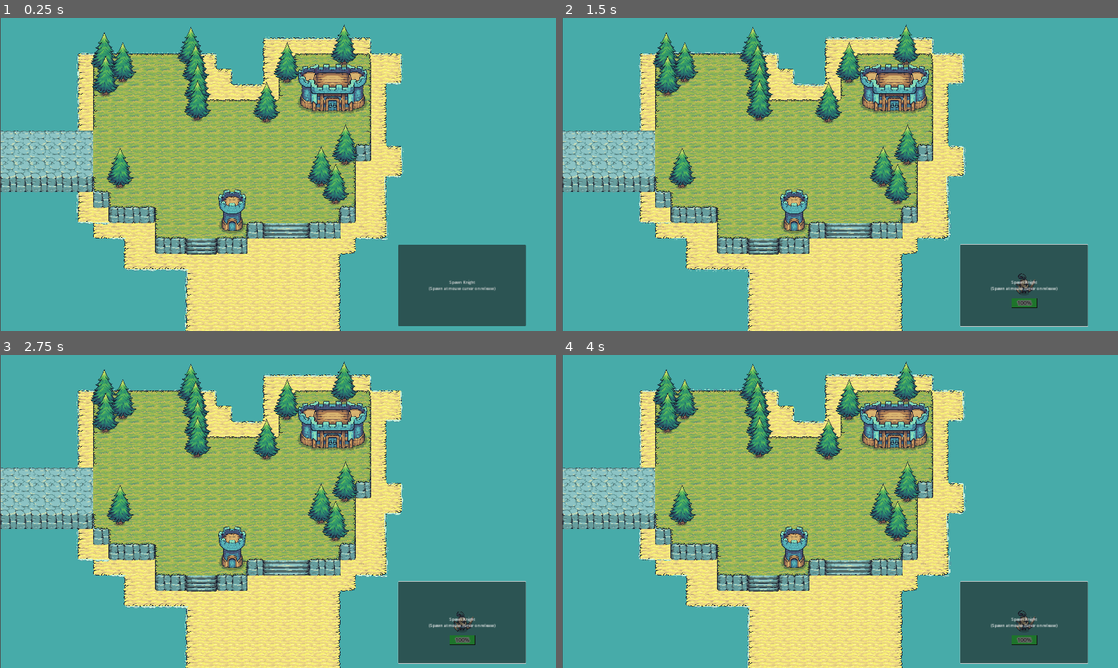
Above: before the commit, frames 1-4 (two rows, left to right).
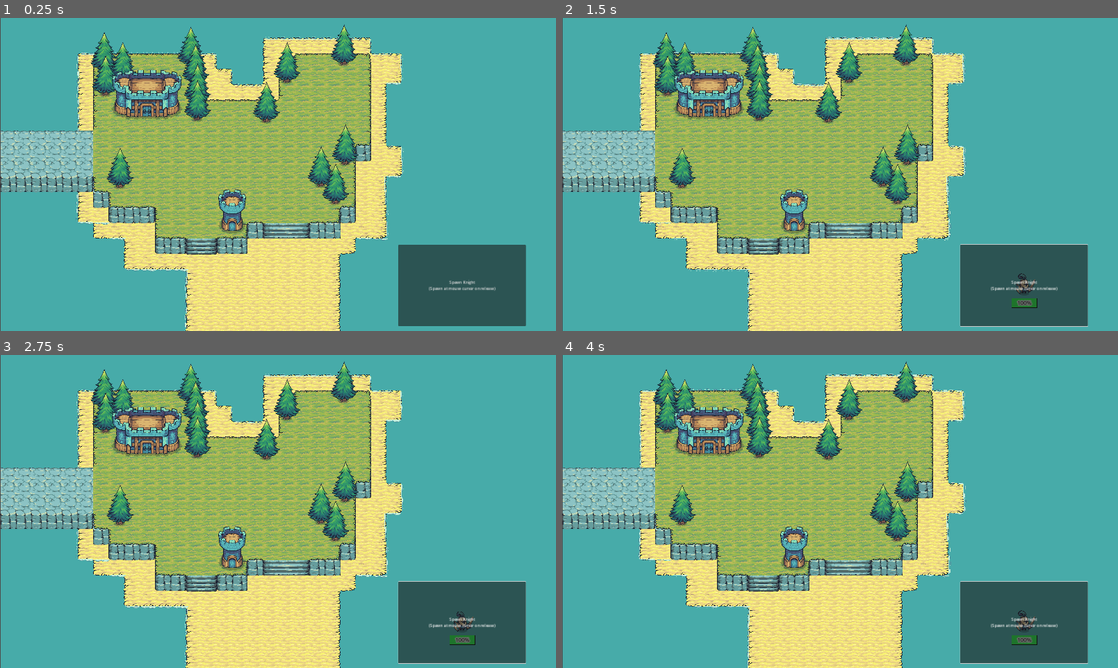
Above: after the commit, the same moments.

Repository: fghwer/Tinyswords
Game: Godot game, scene res://nav_goblin_testscene.tscn
Same seed, same stepped clock (60 frames per second), same inputs: the game is played once before the commit and once after it. This scene is started directly instead of the project's main scene.
Inputs (mouse positions are in pixels of both pictures, inside the frame that each line leads up to):
- Up to frame 1 (0.25 s): no input
- Up to frame 2 (1.5 s): click "Spawn Knight (Spawn at mouse …" at 0.5 s; move the mouse to (962, 158) at 1.27 s; hold Right (ui_right) from 1.28 s (still down)
- Up to frame 3 (2.75 s): move the mouse to (166, 527) at 2.02 s; release Right (ui_right) at 2.03 s; hold Left (ui_left) from 2.03 s (still down)
- Up to frame 4 (4 s): move the mouse to (895, 442) at 2.77 s; release Left (ui_left) at 2.78 s; hold Right (ui_right) from 2.78 s (still down); move the mouse to (812, 574) at 3.52 s

The runs differ from the first frame. In frame 1, 3.5% of the frame differs, in the area x 20-67%, y 14-33%; in frame 2, 3.5%; in frame 3, 3.5%; in frame 4, 3.5%.

Commit message:
base_castle_scene fire_at_75%_50%_25% explosion at 0%HP

Diff:
--- /dev/null
+++ b/BaseCastle.gd
@@ -0,0 +1,61 @@
+extends StaticBody2D
+
+@onready var Explosion: AnimatedSprite2D = get_node("Explosion/Explosion")
+@onready var Fire1: AnimatedSprite2D = get_node("Fire1/Fire")
+@onready var Fire2: AnimatedSprite2D = get_node("Fire2/Fire")
+@onready var Fire3: AnimatedSprite2D = get_node("Fire3/Fire")
+@onready var BloodParticle: GPUParticles2D = get_node("ParticleInterface/BloodParticle")
+@export var maxlife = 1000.
+var life = maxlife
+var trigger_fire1 = false
+var trigger_fire2 = false
+var trigger_fire3 = false
+var trigger_dead = false
+
+# Called when the node enters the scene tree for the first time.
+func _ready():
+	$CastleSprite.animation = "default"
+	$Explosion.visible = false
+	Explosion.stop()
+	$Fire1.visible = false
+	$Fire2.visible = false
+	$Fire3.visible = false
+
+# Called every frame. 'delta' is the elapsed time since the previous frame.
+func _process(delta):
+
+	#life -= 1
+	#print(life/maxlife)
+	#print(Explosion.frame)
+
+	if life < maxlife * 0.75 and not trigger_fire1:
+		$Fire1.visible = true
+		Fire1.animation = "burn"
+		Fire1.play()
+		trigger_fire1 = true
+	elif life < maxlife * 0.50 and not trigger_fire2:
+		$Fire2.visible = true
+		Fire2.animation = "burn"
+		Fire2.play()
+		trigger_fire2 = true
+	elif life < maxlife * 0.25 and not trigger_fire3:
+		$Fire3.visible = true
+		Fire3.animation = "burn"
+		Fire3.play()
+		trigger_fire3 = true
+	elif life <= 0 and $CastleSprite.animation == "default" and not trigger_dead:
+
+		$Fire1.visible = false
+		$Fire2.visible = false
+		$Fire3.visible = false
+
+		$Explosion.visible = true
+		Explosion.animation = "default"
+		Explosion.play()
+
+		$CastleSprite.animation = "destroy"
+
+		trigger_dead = true
+
+func init_bloodparticles(direction : Vector3):
+	BloodParticle.get_process_material().direction = direction
--- a/TilemapCollection.tscn
+++ b/TilemapCollection.tscn
@@ -486,7 +486,6 @@
 position = Vector2(386, 146)
 tile_set = SubResource("TileSet_wje86")
 format = 2
-layer_0/tile_data = PackedInt32Array(14, 65536, 0, 65550, 65536, 1, 131086, 65536, 2, 13, 0, 0, 65549, 0, 1, 131085, 0, 2, 196621, 0, 3, 196622, 65536, 3, 15, 131072, 0, 65551, 131072, 1, 131087, 131072, 2, 196623, 131072, 3, 16, 196608, 0, 65552, 196608, 1, 131088, 196608, 2, 196624, 196608, 3, 17, 262144, 0, 65553, 262144, 1, 131089, 262144, 2, 196625, 262144, 3)
 
 [node name="TileMapSand" type="TileMap" parent="."]
 z_index = -3
--- /dev/null
+++ b/base_castle.tscn
@@ -0,0 +1,251 @@
+[gd_scene load_steps=31 format=3 uid="uid://wdhhntdxisic"]
+
+[ext_resource type="Script" path="res://BaseCastle.gd" id="1_hcekx"]
+[ext_resource type="Texture2D" uid="uid://q81cm5aaxfoy" path="res://Tiny Swords (Update 010)/Factions/Knights/Buildings/Castle/Castle_Blue.png" id="2_pc2gx"]
+[ext_resource type="Texture2D" uid="uid://bnukoo08qt1yy" path="res://Tiny Swords (Update 010)/Factions/Knights/Buildings/Castle/Castle_Destroyed.png" id="3_my7hj"]
+[ext_resource type="Texture2D" uid="uid://drtdah6ngiivv" path="res://Tiny Swords (Update 010)/Effects/Fire/Fire.png" id="4_aq0p5"]
+[ext_resource type="Texture2D" uid="uid://c0ak3sqx7ixi1" path="res://Tiny Swords (Update 010)/Effects/Explosion/Explosions.png" id="5_4wp76"]
+
+[sub_resource type="AtlasTexture" id="AtlasTexture_o1bay"]
+atlas = ExtResource("2_pc2gx")
+region = Rect2(0, 0, 320, 256)
+
+[sub_resource type="AtlasTexture" id="AtlasTexture_vcg5v"]
+atlas = ExtResource("3_my7hj")
+region = Rect2(0, 0, 320, 256)
+
+[sub_resource type="SpriteFrames" id="SpriteFrames_6r5jn"]
+animations = [{
+"frames": [{
+"duration": 1.0,
+"texture": SubResource("AtlasTexture_o1bay")
+}],
+"loop": true,
+"name": &"default",
+"speed": 5.0
+}, {
+"frames": [{
+"duration": 1.0,
+"texture": SubResource("AtlasTexture_vcg5v")
+}],
+"loop": true,
+"name": &"destroy",
+"speed": 5.0
+}]
+
+[sub_resource type="AtlasTexture" id="AtlasTexture_qtefe"]
+atlas = ExtResource("4_aq0p5")
+region = Rect2(0, 0, 128, 128)
+
+[sub_resource type="AtlasTexture" id="AtlasTexture_vskbm"]
+atlas = ExtResource("4_aq0p5")
+region = Rect2(128, 0, 128, 128)
+
+[sub_resource type="AtlasTexture" id="AtlasTexture_x6m0u"]
+atlas = ExtResource("4_aq0p5")
+region = Rect2(256, 0, 128, 128)
+
+[sub_resource type="AtlasTexture" id="AtlasTexture_mhkj8"]
+atlas = ExtResource("4_aq0p5")
+region = Rect2(384, 0, 128, 128)
+
+[sub_resource type="AtlasTexture" id="AtlasTexture_jqk2v"]
+atlas = ExtResource("4_aq0p5")
+region = Rect2(512, 0, 128, 128)
+
+[sub_resource type="AtlasTexture" id="AtlasTexture_2iu50"]
+atlas = ExtResource("4_aq0p5")
+region = Rect2(640, 0, 128, 128)
+
+[sub_resource type="AtlasTexture" id="AtlasTexture_ta6t4"]
+atlas = ExtResource("4_aq0p5")
+region = Rect2(768, 0, 128, 128)
+
+[sub_resource type="SpriteFrames" id="SpriteFrames_whe8g"]
+animations = [{
+"frames": [{
+"duration": 1.0,
+"texture": SubResource("AtlasTexture_qtefe")
+}, {
+"duration": 1.0,
+"texture": SubResource("AtlasTexture_vskbm")
+}, {
+"duration": 1.0,
+"texture": SubResource("AtlasTexture_x6m0u")
+}, {
+"duration": 1.0,
+"texture": SubResource("AtlasTexture_mhkj8")
+}, {
+"duration": 1.0,
+"texture": SubResource("AtlasTexture_jqk2v")
+}, {
+"duration": 1.0,
+"texture": SubResource("AtlasTexture_2iu50")
+}, {
+"duration": 1.0,
+"texture": SubResource("AtlasTexture_ta6t4")
+}],
+"loop": true,
+"name": &"burn",
+"speed": 7.0
+}, {
+"frames": [],
+"loop": true,
+"name": &"no_burn",
+"speed": 5.0
+}]
+
+[sub_resource type="AtlasTexture" id="AtlasTexture_3rgew"]
+atlas = ExtResource("5_4wp76")
+region = Rect2(0, 0, 192, 192)
+
+[sub_resource type="AtlasTexture" id="AtlasTexture_wen4c"]
+atlas = ExtResource("5_4wp76")
+region = Rect2(192, 0, 192, 192)
+
+[sub_resource type="AtlasTexture" id="AtlasTexture_meylc"]
+atlas = ExtResource("5_4wp76")
+region = Rect2(384, 0, 192, 192)
+
+[sub_resource type="AtlasTexture" id="AtlasTexture_e8kym"]
+atlas = ExtResource("5_4wp76")
+region = Rect2(576, 0, 192, 192)
+
+[sub_resource type="AtlasTexture" id="AtlasTexture_fnla4"]
+atlas = ExtResource("5_4wp76")
+region = Rect2(768, 0, 192, 192)
+
+[sub_resource type="AtlasTexture" id="AtlasTexture_utt2b"]
+atlas = ExtResource("5_4wp76")
+region = Rect2(960, 0, 192, 192)
+
+[sub_resource type="AtlasTexture" id="AtlasTexture_5va1o"]
+atlas = ExtResource("5_4wp76")
+region = Rect2(1152, 0, 192, 192)
+
+[sub_resource type="AtlasTexture" id="AtlasTexture_1kv21"]
+atlas = ExtResource("5_4wp76")
+region = Rect2(1344, 0, 192, 192)
+
+[sub_resource type="AtlasTexture" id="AtlasTexture_r4nde"]
+atlas = ExtResource("5_4wp76")
+region = Rect2(1536, 0, 192, 192)
+
+[sub_resource type="SpriteFrames" id="SpriteFrames_2cifk"]
+animations = [{
+"frames": [{
+"duration": 1.0,
+"texture": SubResource("AtlasTexture_3rgew")
+}, {
+"duration": 1.0,
+"texture": SubResource("AtlasTexture_wen4c")
+}, {
+"duration": 1.0,
+"texture": SubResource("AtlasTexture_meylc")
+}, {
+"duration": 1.0,
+"texture": SubResource("AtlasTexture_e8kym")
+}, {
+"duration": 1.0,
+"texture": SubResource("AtlasTexture_fnla4")
+}, {
+"duration": 1.0,
+"texture": SubResource("AtlasTexture_utt2b")
+}, {
+"duration": 1.0,
+"texture": SubResource("AtlasTexture_5va1o")
+}, {
+"duration": 1.0,
+"texture": SubResource("AtlasTexture_1kv21")
+}, {
+"duration": 1.0,
+"texture": SubResource("AtlasTexture_r4nde")
+}],
+"loop": false,
+"name": &"default",
+"speed": 7.0
+}]
+
+[sub_resource type="CapsuleShape2D" id="CapsuleShape2D_y12hw"]
+radius = 24.0
+height = 262.0
+
+[sub_resource type="Gradient" id="Gradient_pvam0"]
+
+[sub_resource type="GradientTexture1D" id="GradientTexture1D_8sgm8"]
+gradient = SubResource("Gradient_pvam0")
+
+[sub_resource type="ParticleProcessMaterial" id="ParticleProcessMaterial_wt02t"]
+particle_flag_disable_z = true
+spread = 10.0
+gravity = Vector3(0, 0, 0)
+initial_velocity_min = 400.0
+initial_velocity_max = 600.0
+orbit_velocity_min = 0.0
+orbit_velocity_max = 0.0
+damping_min = 700.0
+damping_max = 900.0
+angle_max = 45.0
+scale_min = 2.0
+scale_max = 6.0
+color = Color(0.611765, 0.611765, 0.611765, 1)
+color_initial_ramp = SubResource("GradientTexture1D_8sgm8")
+
+[node name="BaseCastle" type="StaticBody2D"]
+z_index = 5
+position = Vector2(590, 298)
+collision_layer = 3
+collision_mask = 0
+script = ExtResource("1_hcekx")
+
+[node name="CastleSprite" type="AnimatedSprite2D" parent="."]
+sprite_frames = SubResource("SpriteFrames_6r5jn")
+
+[node name="Fire1" type="Node2D" parent="."]
+position = Vector2(0, -5)
+
+[node name="Fire" type="AnimatedSprite2D" parent="Fire1"]
+position = Vector2(-1, -23)
+scale = Vector2(0.8, 0.8)
+sprite_frames = SubResource("SpriteFrames_whe8g")
+animation = &"burn"
+
+[node name="Fire2" type="Node2D" parent="."]
+
+[node name="Fire" type="AnimatedSprite2D" parent="Fire2"]
+position = Vector2(-107, 69)
+scale = Vector2(0.8, 0.8)
+sprite_frames = SubResource("SpriteFrames_whe8g")
+animation = &"burn"
+
+[node name="Fire3" type="Node2D" parent="."]
+position = Vector2(165, 10)
+
+[node name="Fire" type="AnimatedSprite2D" parent="Fire3"]
+position = Vector2(-107, 69)
+scale = Vector2(0.8, 0.8)
+sprite_frames = SubResource("SpriteFrames_whe8g")
+animation = &"burn"
+
+[node name="Explosion" type="Node2D" parent="."]
+
+[node name="Explosion" type="AnimatedSprite2D" parent="Explosion"]
+scale = Vector2(2, 2)
+sprite_frames = SubResource("SpriteFrames_2cifk")
+frame = 8
+frame_progress = 1.0
+
+[node name="CollisionShape2D" type="CollisionShape2D" parent="."]
+position = Vector2(-2, 79)
+rotation = 1.5708
+shape = SubResource("CapsuleShape2D_y12hw")
+
+[node name="ParticleInterface" type="Node2D" parent="."]
+
+[node name="BloodParticle" type="GPUParticles2D" parent="ParticleInterface"]
+emitting = false
+amount = 20
+process_material = SubResource("ParticleProcessMaterial_wt02t")
+lifetime = 0.4
+one_shot = true
+explosiveness = 0.9
--- a/nav_goblin_testscene.gd
+++ b/nav_goblin_testscene.gd
@@ -1,6 +1,7 @@
 extends Node
 @export var mob_scene: PackedScene
 @export var knight_scene : PackedScene
+#@export var knight_scene : PackedScene
 var startpos_knight = Vector2.ZERO
 
 # Called when the node enters the scene tree for the first time.
--- a/nav_goblin_testscene.tscn
+++ b/nav_goblin_testscene.tscn
@@ -1,10 +1,11 @@
-[gd_scene load_steps=9 format=3 uid="uid://dui7577q0pfbf"]
+[gd_scene load_steps=10 format=3 uid="uid://dui7577q0pfbf"]
 
 [ext_resource type="PackedScene" uid="uid://dnwuogk3qx34q" path="res://navigation_goblin.tscn" id="1_m6uql"]
 [ext_resource type="Script" path="res://nav_goblin_testscene.gd" id="1_yuckl"]
 [ext_resource type="PackedScene" uid="uid://bwi2cip47a6yq" path="res://TilemapCollection.tscn" id="4_f0qxx"]
 [ext_resource type="PackedScene" uid="uid://q2lhnl4x8bgr" path="res://foam_animation_parent.tscn" id="5_b4kd8"]
 [ext_resource type="PackedScene" uid="uid://gkjo8nl0byar" path="res://knight_nav.tscn" id="6_pg1o4"]
+[ext_resource type="PackedScene" uid="uid://wdhhntdxisic" path="res://base_castle.tscn" id="6_t6skt"]
 
 [sub_resource type="NavigationPolygon" id="NavigationPolygon_mubjo"]
 vertices = PackedVector2Array(1663, 450, 1724, 101, 1733, 93, 1617, 967, 1596, 958, 1390, 987, 1241, 918, 1662, 396, 9, …(267 unchanged characters)…
@@ -64,5 +65,8 @@
 [node name="MobSpawnLocation" type="PathFollow2D" parent="MobPath2"]
 position = Vector2(26, 644)
 
+[node name="BaseCastle" parent="." instance=ExtResource("6_t6skt")]
+position = Vector2(609, 298)
+
 [connection signal="timeout" from="MobTimer" to="." method="_on_mob_timer_timeout"]
 [connection signal="button_up" from="SpawnKnightButton" to="." method="_on_spawn_knight_button_button_up"]
--- a/navigation_goblin.gd
+++ b/navigation_goblin.gd
@@ -27,6 +27,7 @@
 	#print(player)
 
 	if player_attack and player != null:
+		print(player.name == "BaseCastle")
 		#var frame_alt = 0
 		#var frame_neu = 0
 		#print("attack")
@@ -50,7 +51,7 @@
 		else:
 			$AnimatedSprite2D.flip_h = false
 		if player.life <= 0:
-			player.hide()
+			#player.hide()
 			player_attack = false
 			player_chase = false
 			player = null
@@ -59,13 +60,15 @@
 		if frame_alt != frame_neu && frame_neu == 3 && life > 0:
 			#pass
 			player.life -= 50
+
+			#if player != "BaseCastle":
 			player.BloodParticle.emitting = true
 			var blood_direction = Vector3.ZERO
 			blood_direction.x = player.position.x - position.x
 			blood_direction.y = player.position.y - position.y
 			player.init_bloodparticles(blood_direction)
 			#player.BloodParticle.direction = Vector3(0,1,0)
-			if player.life <= 0:
+			if player.life <= 0 and player.name != "BaseCastle":
 				player.queue_free()
 
 			#player.set_hpbar_value(player.life/player.maxlife)
--- a/navigation_goblin.tscn
+++ b/navigation_goblin.tscn
@@ -291,7 +291,6 @@
 
 [node name="NavigationAgent2D" type="NavigationAgent2D" parent="."]
 path_max_distance = 50.0
-debug_enabled = true
 
 [node name="detection_area" type="Area2D" parent="."]
 collision_layer = 0
Not shown, added: bas1BBE.tmp
Not shown, added: bas663C.tmp
Not shown, added: basE83B.tmp
